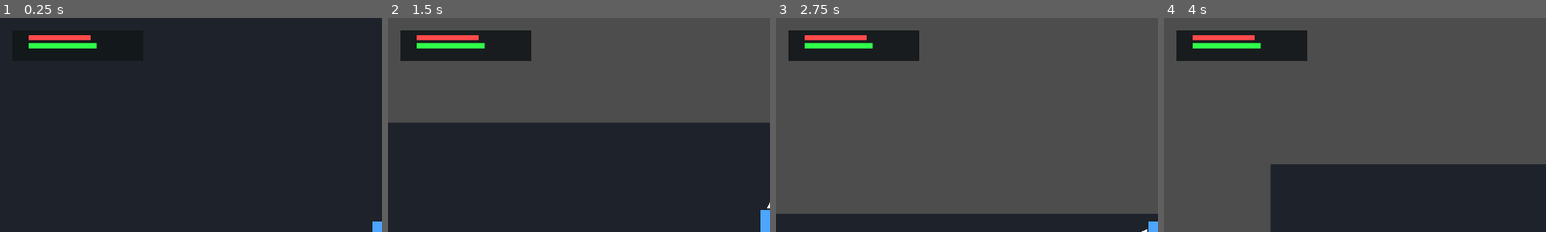
Above: before the commit, frames 1-4 (left to right).
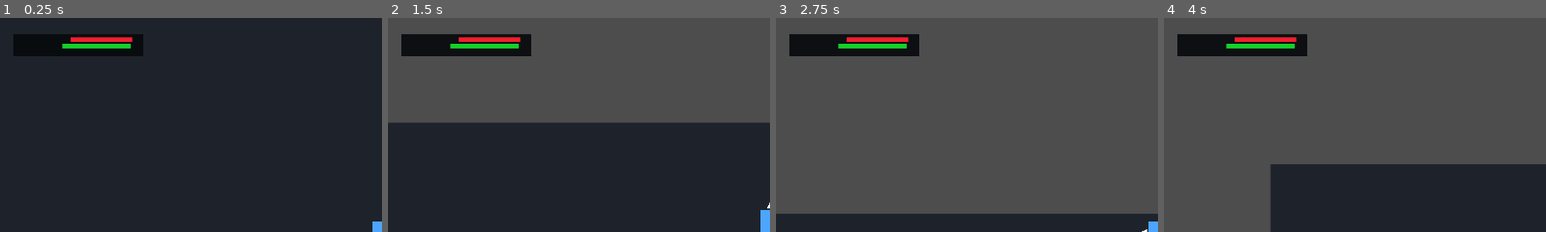
Above: after the commit, the same moments.

Repository: kikajima/dragonballsoullegacy
Game: Godot game, scene res://scenes/bootstrap/bootstrap.tscn
The game is run twice, just before and just after one commit, with the same random seed, the same clock (stepped at 60 frames per second) and the same inputs.
Inputs:
- Up to frame 1 (0.25 s): no input
- Up to frame 2 (1.5 s): hold W (move_up) from 0.53 s (still down); tap J (attack) at 0.6 s; tap Shift (block) at 1.35 s
- Up to frame 3 (2.75 s): release W (move_up) at 2.03 s; hold A (move_left) from 2.03 s (still down); hold L (charge_ki) from 2.03 s (still down)
- Up to frame 4 (4 s): release L (charge_ki) at 2.78 s; tap Space (dash) at 2.85 s; release A (move_left) at 3.53 s; hold S (move_down) from 3.53 s (still down); tap E (interact) at 3.6 s
The pictures show only the part of the screen within x 0-50%, y 0-50%; the shares and areas given below are measured in that part.

The runs differ from the first frame. In frame 1, 1.4% of the frame differs, in the area x 7-35%, y 8-15%; in frame 2, 2.8%, in the area x 3-38%, y 5-21%; in frame 3, 2.8%; in frame 4, 2.8%.

Commit message:
fix: rebuild HUD layout at native pixel size

Diff:
--- a/ui/hud/combat_hud.tscn
+++ b/ui/hud/combat_hud.tscn
@@ -14,57 +14,62 @@
 
 [node name="PlayerPanel" type="Control" parent="."]
 layout_mode = 0
-offset_left = 8.0
-offset_top = 8.0
-offset_right = 90.0
-offset_bottom = 27.0
+offset_left = 6.0
+offset_top = 6.0
+offset_right = 95.0
+offset_bottom = 30.0
+mouse_filter = 2
 
 [node name="Fallback" type="ColorRect" parent="PlayerPanel"]
 layout_mode = 0
-offset_right = 82.0
-offset_bottom = 19.0
-color = Color(0.07, 0.09, 0.1, 0.9)
+offset_left = 2.0
+offset_top = 4.0
+offset_right = 84.0
+offset_bottom = 18.0
+color = Color(0.03, 0.04, 0.05, 0.92)
 mouse_filter = 2
 
 [node name="PanelTexture" type="TextureRect" parent="PlayerPanel"]
 visible = false
 layout_mode = 0
-offset_right = 82.0
-offset_bottom = 19.0
+offset_right = 89.0
+offset_bottom = 24.0
 expand_mode = 1
 stretch_mode = 0
 mouse_filter = 2
 
 [node name="HPFill" type="ColorRect" parent="PlayerPanel"]
 layout_mode = 0
-offset_left = 10.0
-offset_top = 3.0
-offset_right = 78.0
-offset_bottom = 6.0
-color = Color(1, 0.29, 0.29, 1)
+offset_left = 38.0
+offset_top = 6.0
+offset_right = 77.0
+offset_bottom = 9.0
+color = Color(0.96, 0.12, 0.18, 1)
 mouse_filter = 2
 
 [node name="KiFill" type="ColorRect" parent="PlayerPanel"]
 layout_mode = 0
-offset_left = 10.0
-offset_top = 8.0
-offset_right = 78.0
-offset_bottom = 11.0
-color = Color(0.19, 1, 0.29, 1)
+offset_left = 33.0
+offset_top = 10.0
+offset_right = 76.0
+offset_bottom = 13.0
+color = Color(0.08, 0.82, 0.16, 1)
 mouse_filter = 2
 
 [node name="EnemyPanel" type="Control" parent="."]
+visible = false
 layout_mode = 0
 offset_left = 404.0
 offset_top = 8.0
 offset_right = 472.0
 offset_bottom = 20.0
+mouse_filter = 2
 
 [node name="Fallback" type="ColorRect" parent="EnemyPanel"]
 layout_mode = 0
 offset_right = 68.0
 offset_bottom = 12.0
-color = Color(0.07, 0.09, 0.1, 0.9)
+color = Color(0.03, 0.04, 0.05, 0.92)
 mouse_filter = 2
 
 [node name="PanelTexture" type="TextureRect" parent="EnemyPanel"]
@@ -82,5 +87,5 @@
 offset_top = 3.0
 offset_right = 64.0
 offset_bottom = 9.0
-color = Color(1, 0.29, 0.29, 1)
+color = Color(0.96, 0.12, 0.18, 1)
 mouse_filter = 2
